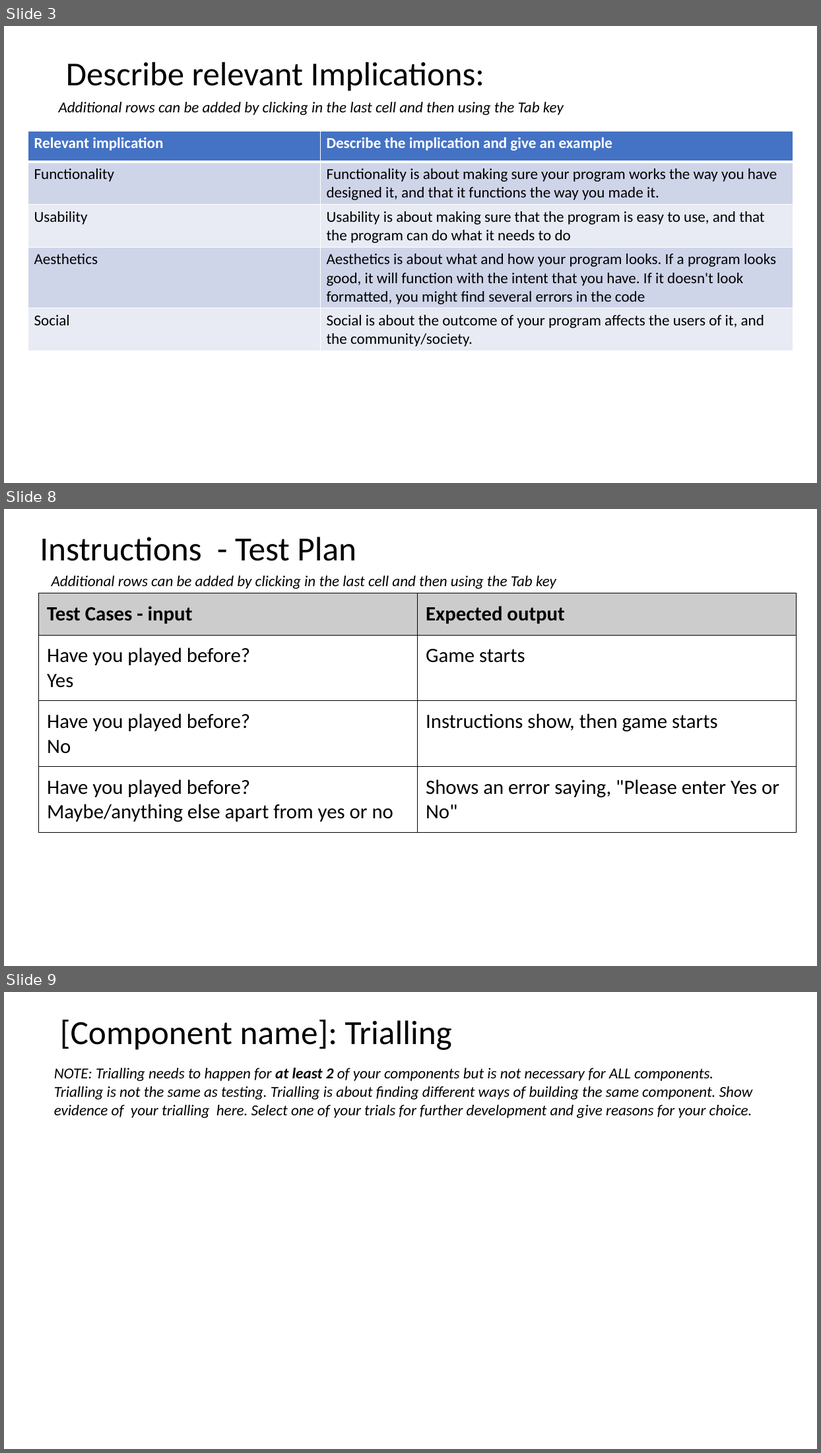
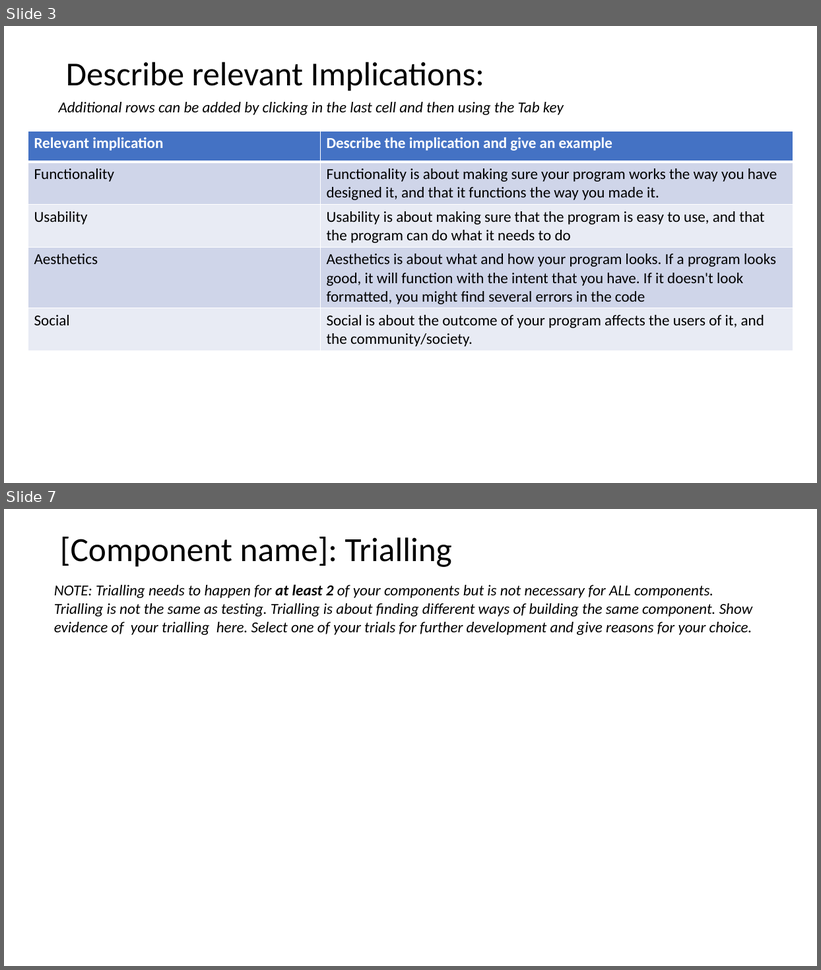
Before and after one commit to joshbatmiddleton/Lucky-Unicorn, a slide deck: Lucky Unicorn Documentation.pptx. Shown one above the other, each under a label of ours: slides 3, 8 and 9 before the commit, slides 3 and 7 after it; the slides between them are not shown. The pictures are 821x1453 and 821x970 pixels, drawn with LibreOffice and Linux fonts; fonts in the diff are those of the drawing. Boxes give left, top, right and bottom in pixels: in the first picture for what was removed or moved away, otherwise in the second. Text is boxed around its words. In the diff, an @@ line names an element or a change of style, - is before the commit and + after.

```diff
--- a/Lucky Unicorn Documentation.pptx
+++ b/Lucky Unicorn Documentation.pptx
@@ slide 8 removed at <box>4,509,817,966</box>, background #FFFFFF @@
@@ title removed at <box>40,537,356,561</box> @@
-Instructions - Test Plan
@@ text removed at <box>52,576,556,589</box> @@
-Additional rows can be added by clicking in the last cell and then using the Tab key
@@ table removed at <box>39,593,797,830</box>, 4 rows, 2 columns @@
-Test Cases - input | Expected output
-Have you played before? / Yes | Game starts
-Have you played before? / No | Instructions show, then game starts
-Have you played before? / Maybe/anything else apart from yes or no | Shows an error saying, "Please enter Yes or No"
@@ what was slide 9 is now slide 7 @@
```
Also in this commit, not shown: 4 slides changed, 1 slide added, 1 other slide removed, 2 other files.
